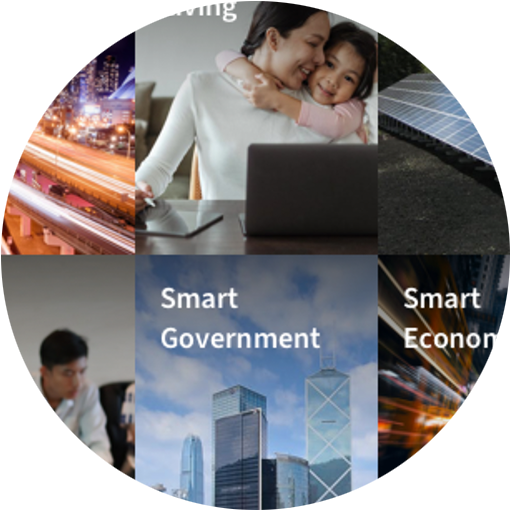
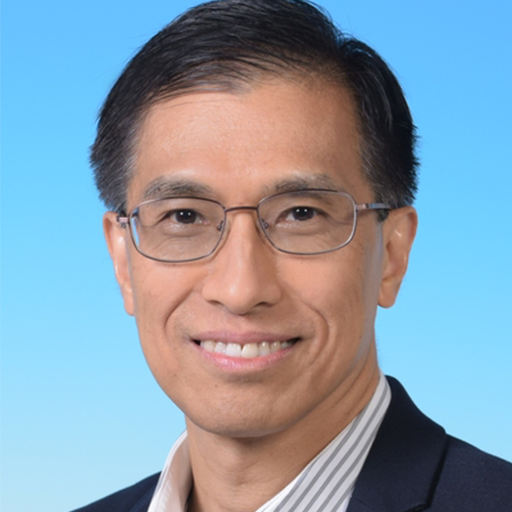
Before/after of a 512 × 512 layered artwork. What changed in the layer stack:
removed layer "5" over [0, 0, 512, 512]
added layer "dyyeung" above "cktang" over [0, 0, 512, 512]
hid "Layer 2" over [1, 1, 510, 510]
